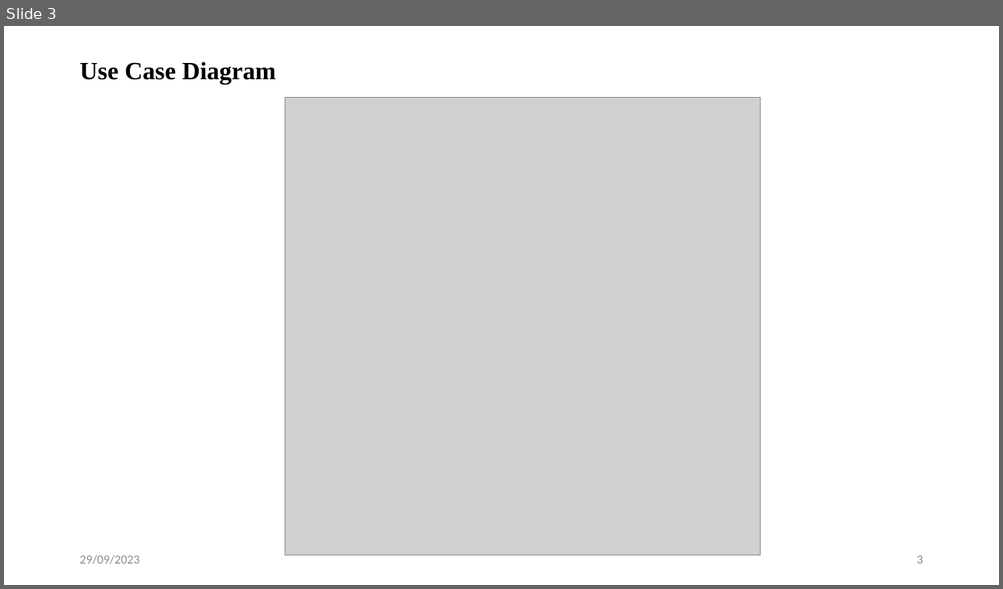
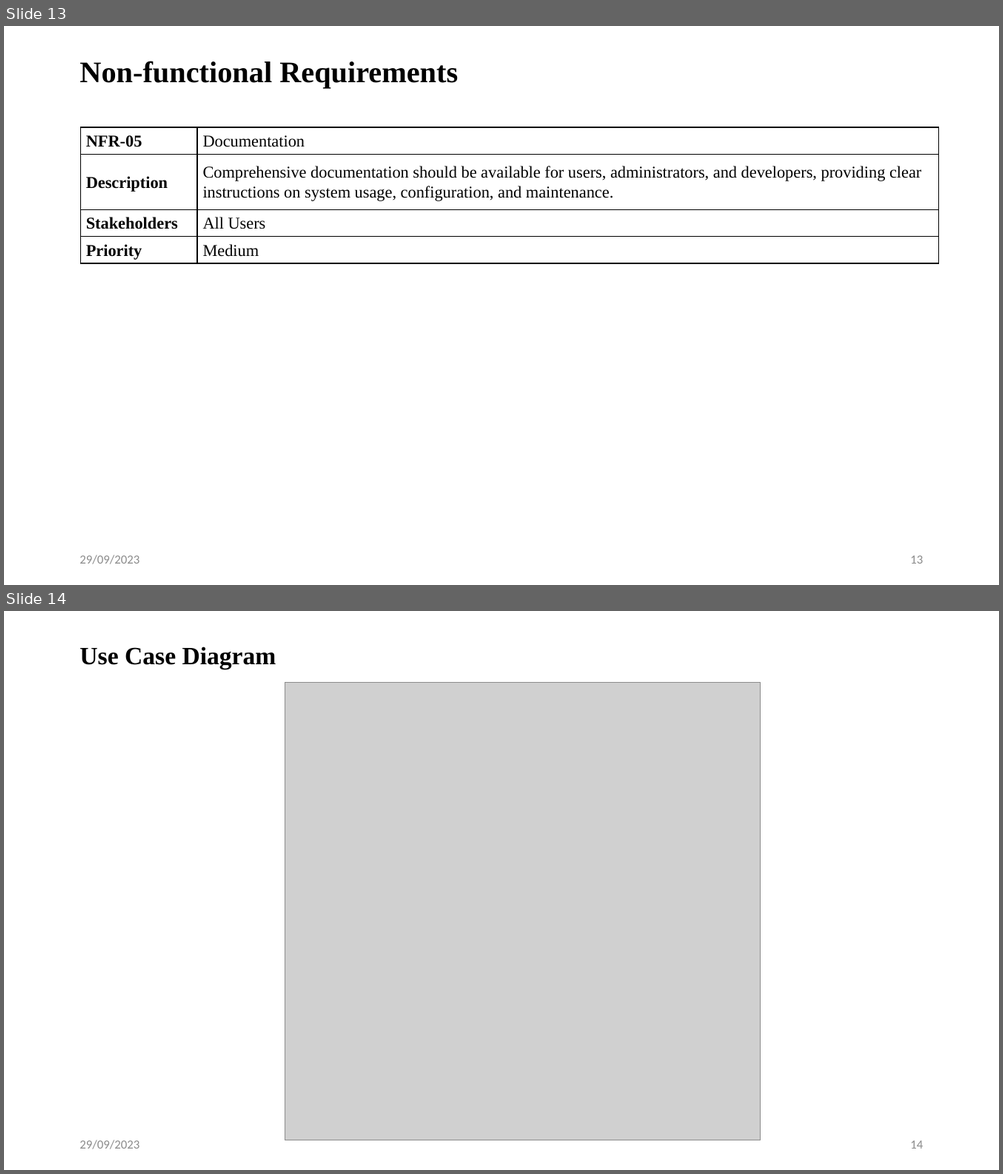
Before and after one commit to iprosenjitp/Tech-School, a slide deck: Materials/Mid Defense.pptx. Shown one above the other, each under a label of ours: slide 3 before the commit, slides 13 and 14 after it. The pictures are 1003x589 and 1003x1174 pixels, drawn with LibreOffice and Linux fonts; fonts in the diff are those of the drawing; grey boxes stand for pictures. Boxes give left, top, right and bottom in pixels: in the first picture for what was removed or moved away, otherwise in the second. Text is boxed around its words. In the diff, an @@ line names an element or a change of style, - is before the commit and + after.

```diff
--- a/Materials/Mid Defense.pptx
+++ b/Materials/Mid Defense.pptx
@@ slide 13 added at (4, 26, 999, 585), background #FFFFFF @@
@@ title added at (79, 61, 458, 89), 28.8 pt, text #000000, bold @@
+Non-functional Requirements
@@ table added at (80, 127, 938, 264), 4 rows, 2 columns @@
+NFR-05 | Documentation
+Description | Comprehensive documentation should be available for users, administrators, and developers, providing clear instructions on system usage, configuration, and maintenance.
+Stakeholders | All Users
+Priority | Medium
@@ text added at (79, 555, 139, 565), 12 pt, text #8C8C8C @@
+29/09/2023
@@ page number added at (910, 556, 922, 564), 12 pt, text #8C8C8C @@
+13
@@ what was slide 3 is now slide 14 @@
@@ page number at (910, 1141, 922, 1149): text changed @@
-3
+14
```
Also in this commit, not shown: 1 slide changed, 10 other slides added, 1 other file.
